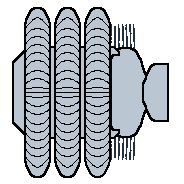
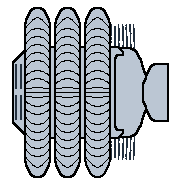
The second 184×184 image is a revision of the first. Changes to its layers:
added layer "lights off" in group "Layer Group" over [15, 64, 22, 120]
painted on "colony ship cargo hold #2" over [111, 46, 124, 139]
